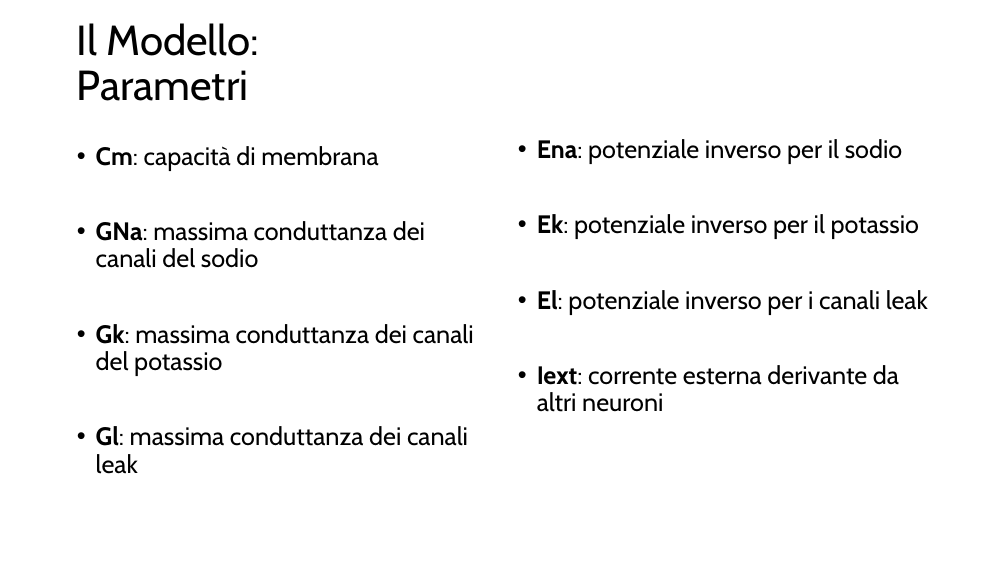
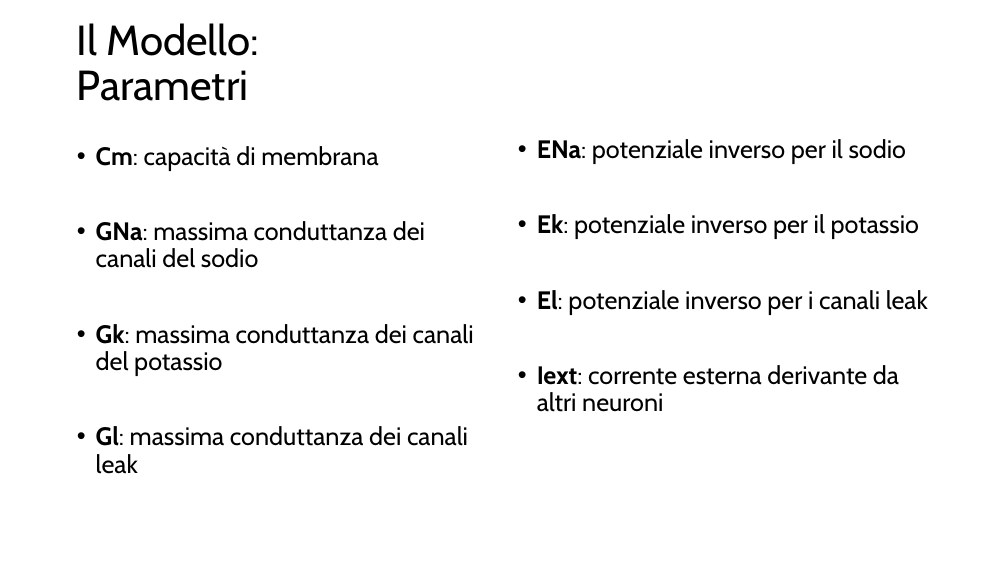
Before and after one commit to pietromihelj/modelli-e-sistemi-complessi, a slide deck: slide 3 of voltaggio nel neurone Pietro Mihelj.pptx. Drawn at 1008x567 pixels with LibreOffice and Linux fonts; fonts in the diff are those of the drawing. Boxes give left, top, right and bottom in pixels: in the first picture for what was removed or moved away, otherwise in the second. Text is boxed around its words. In the diff, an @@ line names an element or a change of style, - is before the commit and + after.

```diff
--- a/voltaggio nel neurone Pietro Mihelj.pptx
+++ b/voltaggio nel neurone Pietro Mihelj.pptx
@@ text at [537, 139, 906, 164]: text changed @@
-• Ena: potenziale inverso per il sodio
+• ENa: potenziale inverso per il sodio
```
Also in this commit, not shown: 2 other slides changed, 3 slides added, 1 other file.
